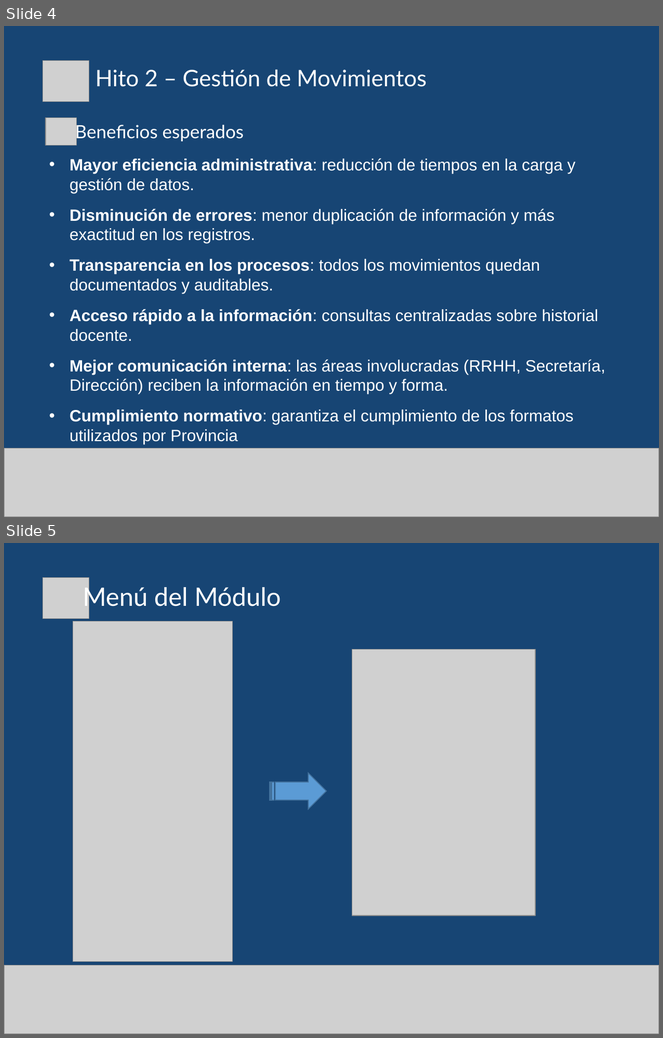
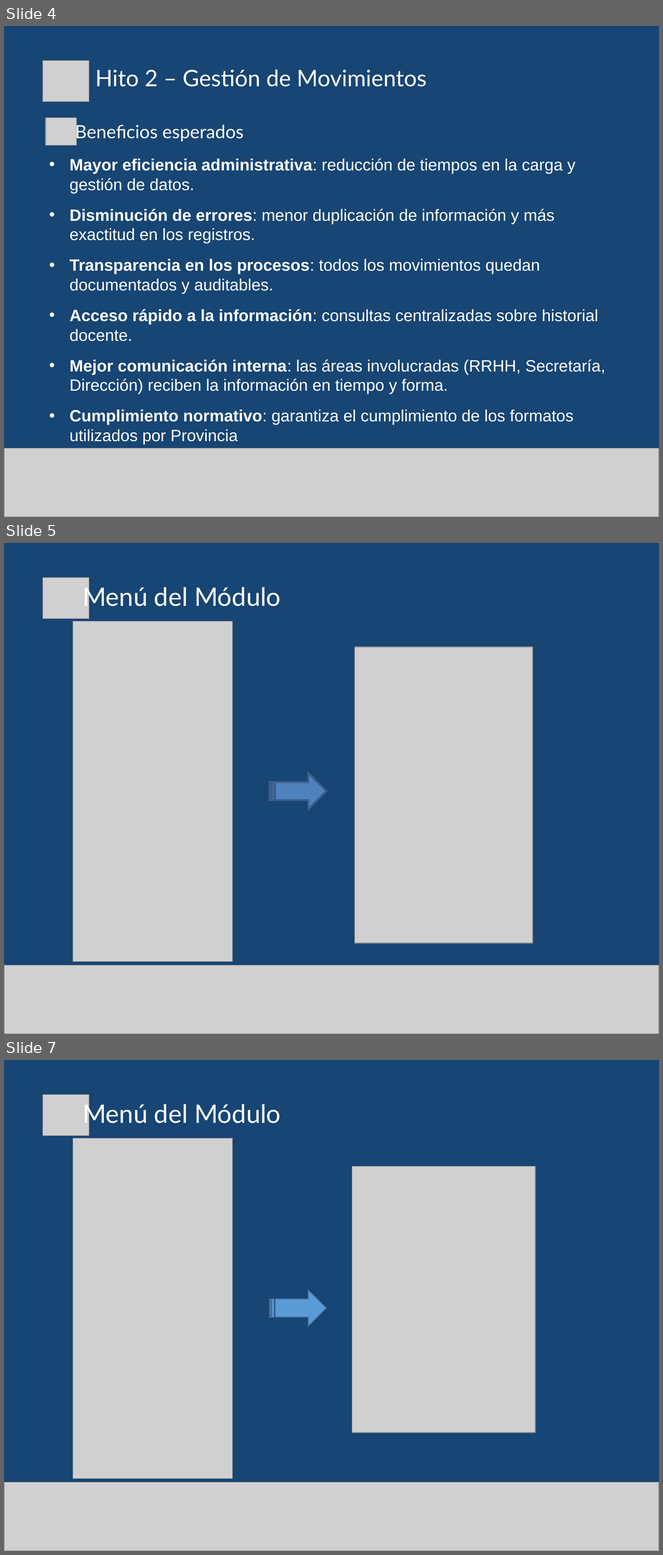
Before and after one commit to gabulopezmdq-ui/Eventia, a slide deck: Documentacion/DocumentacionProyecto/Instructivos/MEC_Instructivo6 - Movimientos-Educacion.pptx. Shown one above the other, each under a label of ours: slides 4 and 5 before the commit, slides 4, 5 and 7 after it; the slides between them are not shown. The pictures are 663x1038 and 663x1555 pixels, drawn with LibreOffice and Linux fonts; fonts in the diff are those of the drawing; grey boxes stand for pictures. Boxes give left, top, right and bottom in pixels: in the first picture for what was removed or moved away, otherwise in the second. Text is boxed around its words. In the diff, an @@ line names an element or a change of style, - is before the commit and + after.

```diff
--- a/Documentacion/DocumentacionProyecto/Instructivos/MEC_Instructivo6 - Movimientos-Educacion.pptx
+++ b/Documentacion/DocumentacionProyecto/Instructivos/MEC_Instructivo6 - Movimientos-Educacion.pptx
@@ slide 5 added at (4,543,659,1034), background #174574 @@
@@ picture added at (42,578,89,619) @@
@@ text added at (83,584,281,611), 28 pt, text #FFFFFF @@
+Menú del Módulo
@@ picture added at (73,622,233,962) @@
@@ picture added at (354,647,533,944) @@
@@ striped right arrow added at (270,773,327,809), fill #4F81BD, outline #3A5F8C 2 pt @@
@@ picture added at (4,966,659,1034) @@
@@ what was slide 5 is now slide 7 @@
```
Also in this commit, not shown: 2 other slides added, 18 other files.
